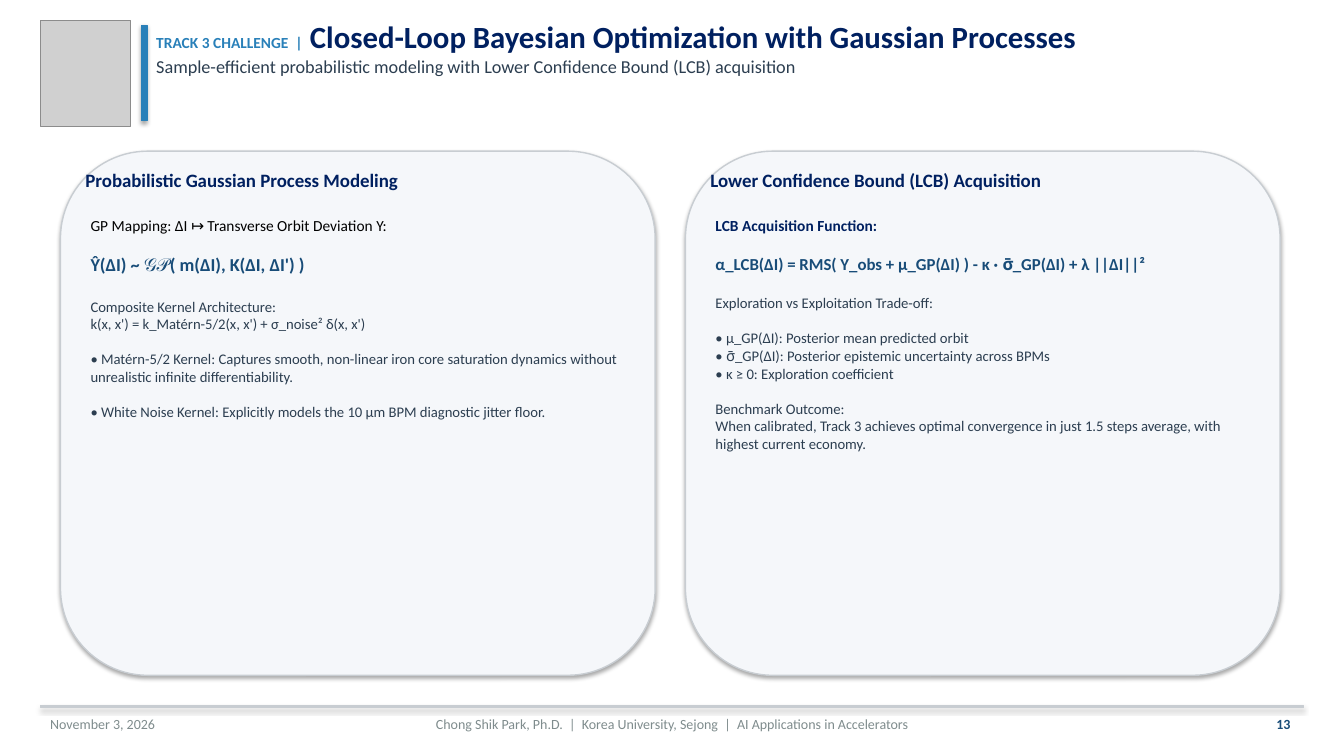
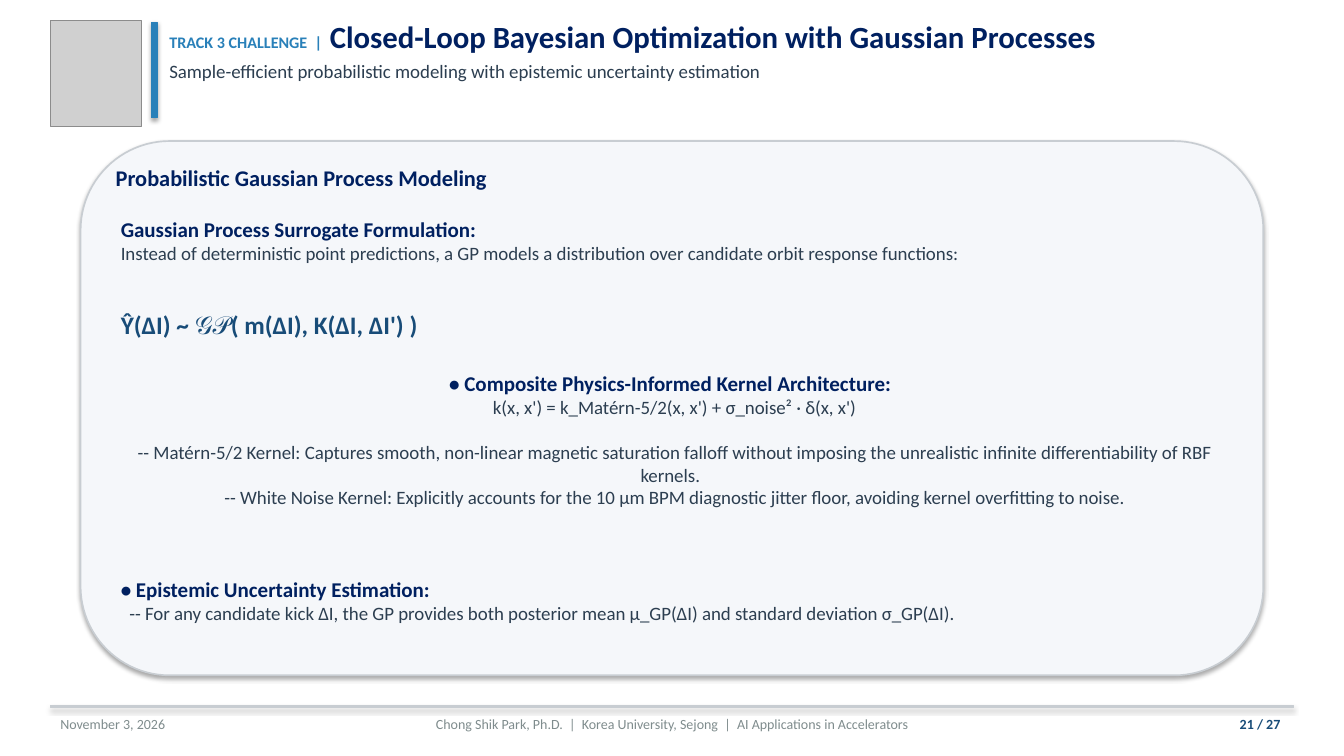
Before and after one commit to cspark7701/ai4acc-mini-hackathon, a slide deck: slide 21 of presentations/Lecture_1_AI_ML_Foundations_and_Control.pptx (slide 13 before the commit). Drawn at 1344x756 pixels with LibreOffice and Linux fonts; fonts in the diff are those of the drawing; grey boxes stand for pictures. Boxes give left, top, right and bottom in pixels: in the first picture for what was removed or moved away, otherwise in the second. Text is boxed around its words. In the diff, an @@ line names an element or a change of style, - is before the commit and + after.

Commit message:
Redesign Lecture 1 presentation to 27 single-column slides
Expand Lecture 1 presentation from 16 to 27 full-width single-column slides in both PPTX and LaTeX, resolving excessive white space through larger fonts (13-16pt body, 16-20pt headers), generous line spacing, and detailed physical explanations. Redesign the title slide on a seamless white background to eliminate logo background clipping. Provide dedicated full-width slides for large MLP and RL control schematics (11.3 - 11.5 inches wide). Update benchmark terminology to 'Tested Benchmark Leaderboard' across all slide texts, tables, and scripts. Recompile the 27-page presentation PDF cleanly via pdflatex.

Files:
 M  presentations/Lecture_1_AI_ML_Foundations_and_Control.pdf
 M  presentations/Lecture_1_AI_ML_Foundations_and_Control.pptx
 M  presentations/Lecture_1_AI_ML_Foundations_and_Control.tex
 M  scripts/build_lecture_1_pptx.py

```diff
--- a/presentations/Lecture_1_AI_ML_Foundations_and_Control.pptx
+++ b/presentations/Lecture_1_AI_ML_Foundations_and_Control.pptx
@@ picture: place and size @@
-picture at (40,20,131,126)
+picture at (50,20,141,126)
@@ rectangle: place and size @@
-rectangle at (141,25,147,121)
+rectangle at (151,22,157,118)
@@ text at (169,26,1095,53): size 11 to 11.5 pt in "TRACK 3 CHALLENGE |" @@
@@ text "TRACK 3 CHALLENGE | Closed-Loop ...": place and size @@
-text "TRACK 3 CHALLENGE | Closed-Loop ..." at (156,26,1076,76)
+text "TRACK 3 CHALLENGE | Closed-Loop ..." at (169,26,1095,82)
@@ text at (169,65,760,82): text changed; size 13 to 13.5 pt @@
-Sample-efficient probabilistic modeling with Lower Confidence Bound (LCB) acquisition
+Sample-efficient probabilistic modeling with epistemic uncertainty estimation
@@ rounded rectangle added at (81,141,1263,676), fill #F5F7FA, outline #C8CDD2 1.2 pt @@
@@ rounded rectangle removed at (60,151,655,676) @@
@@ text "Probabilistic Gaussian Process Modeling": place and size @@
-text "Probabilistic Gaussian Process Modeling" at (85,171,397,191)
+text "Probabilistic Gaussian Process Modeling" at (116,170,486,190)
@@ text "Probabilistic Gaussian Process Modeling" at (116,170,486,190): size 13.5 to 16 pt @@
@@ rounded rectangle removed at (686,151,1280,676) @@
@@ text removed at (710,171,1041,190) @@
-Lower Confidence Bound (LCB) Acquisition
@@ text at (121,222,1211,623): text changed; size 10.5 to 13.5 pt @@
-GP Mapping: ΔI ↦ Transverse Orbit Deviation Y:
-Ŷ(ΔI) ~ 𝒢𝒫( m(ΔI), K(ΔI, ΔI') )
-Composite Kernel Architecture:
-k(x, x') = k_Matérn-5/2(x, x') + σ_noise² δ(x, x')
-• Matérn-5/2 Kernel: Captures smooth, non-linear iron core saturation dynamics without unrealistic infinite differentiability.
-• White Noise Kernel: Explicitly models the 10 μm BPM diagnostic jitter floor.
+Gaussian Process Surrogate Formulation:
+Instead of deterministic point predictions, a GP models a distribution over candidate orbit response functions:
+Ŷ(ΔI) ~ 𝒢𝒫( m(ΔI), K(ΔI, ΔI') )
+• Composite Physics-Informed Kernel Architecture:
+k(x, x') = k_Matérn-5/2(x, x') + σ_noise² · δ(x, x')
+-- Matérn-5/2 Kernel: Captures smooth, non-linear magnetic saturation falloff without imposing the unrealistic infinite differentiability of RBF kernels.
+-- White Noise Kernel: Explicitly accounts for the 10 μm BPM diagnostic jitter floor, avoiding kernel overfitting to noise.
+• Epistemic Uncertainty Estimation:
+-- For any candidate kick ΔI, the GP provides both posterior mean μ_GP(ΔI) and standard deviation σ_GP(ΔI).
@@ text removed at (715,220,1220,452) @@
-LCB Acquisition Function:
-α_LCB(ΔI) = RMS( Y_obs + μ_GP(ΔI) ) - κ · σ̄_GP(ΔI) + λ ||ΔI||²
-Exploration vs Exploitation Trade-off:
-• μ_GP(ΔI): Posterior mean predicted orbit
-• σ̄_GP(ΔI): Posterior epistemic uncertainty across BPMs
-• κ ≥ 0: Exploration coefficient
-Benchmark Outcome:
-When calibrated, Track 3 achieves optimal convergence in just 1.5 steps average, with highest current economy.
@@ text "November 3, 2026": place and size @@
-text "November 3, 2026" at (50,719,155,731)
+text "November 3, 2026" at (60,719,165,731)
@@ rectangle: place and size @@
-rectangle at (40,706,1304,708)
+rectangle at (50,706,1294,708)
@@ text added at (1240,720,1280,729), 10 pt, text #184C78, bold @@
+21 / 27
@@ text removed at (1276,720,1290,729) @@
-13
```
Also in this commit, not shown: 4 other slides changed, 22 slides added, 11 slides removed, 3 other files.
